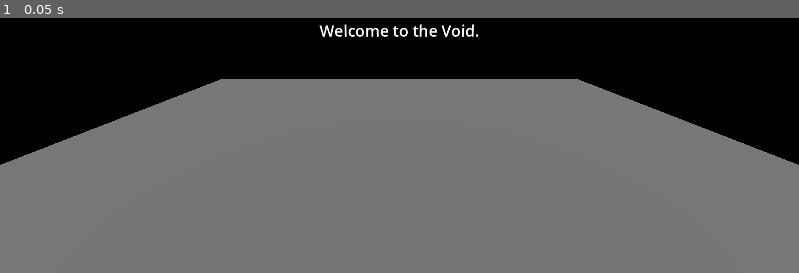
Above: before the commit, frame 1.
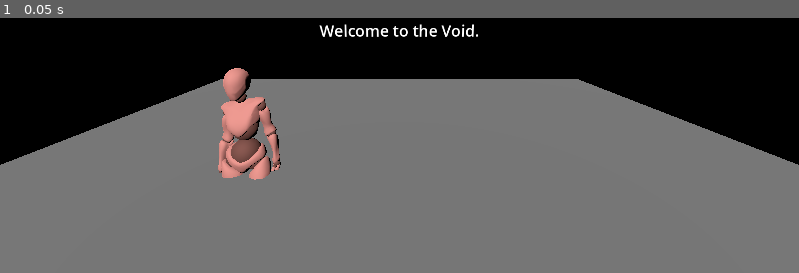
Above: after the commit, the same moment.

Repository: DeanLemans/My-3D-project
Game: Godot game, scene res://scenes/main.tscn
Two runs of this game, one before a commit and one after it. Both use one fixed random seed, a clock stepped at 60 frames per second and the inputs below.
Inputs:
- Up to frame 1 (0.05 s): no input

The runs differ from the first frame. In frame 1, 2.2% of the frame differs, in the area x 27-36%, y 19-64%.

Commit message:
imported the player model

Diff:
--- a/scenes/main.tscn
+++ b/scenes/main.tscn
@@ -1,4 +1,6 @@
-[gd_scene load_steps=5 format=3 uid="uid://c1v41evajktg6"]
+[gd_scene load_steps=6 format=3 uid="uid://c1v41evajktg6"]
+
+[ext_resource type="PackedScene" uid="uid://bmsbjukegeilc" path="res://scenes/player.tscn" id="1_a01t2"]
 
 [sub_resource type="BoxMesh" id="BoxMesh_aspc4"]
 
@@ -36,3 +38,6 @@
 transform = Transform3D(1, 0, 0, 0, 1, 0, 0, 0, 1, 0, 1.04029, 0)
 text = "Welcome to the Void.
 "
+
+[node name="player" parent="." instance=ExtResource("1_a01t2")]
+transform = Transform3D(1, 0, 0, 0, 1, 0, 0, 0, 1, -1.37705, 0, 0.521259)
--- /dev/null
+++ b/scenes/player.tscn
@@ -0,0 +1,18 @@
+[gd_scene load_steps=3 format=3 uid="uid://bmsbjukegeilc"]
+
+[ext_resource type="PackedScene" uid="uid://bdq6ajic6fjrf" path="res://models/mixamo_base.glb" id="1_1dwwk"]
+
+[sub_resource type="CylinderShape3D" id="CylinderShape3D_1t8bw"]
+height = 1.5
+radius = 0.3
+
+[node name="player" type="CharacterBody3D"]
+transform = Transform3D(1, 0, 0, 0, 1, 0, 0, 0, 1, 0, 1, 0)
+
+[node name="CollisionShape3D" type="CollisionShape3D" parent="."]
+shape = SubResource("CylinderShape3D_1t8bw")
+
+[node name="Node3D" type="Node3D" parent="."]
+transform = Transform3D(1, 0, 0, 0, 1, 0, 0, 0, 1, 0, -1.02267, 0)
+
+[node name="mixamo_base" parent="Node3D" instance=ExtResource("1_1dwwk")]
Binary file added: models/mixamo_base.glb
Not shown, added: models/mixamo_base.glb.import
